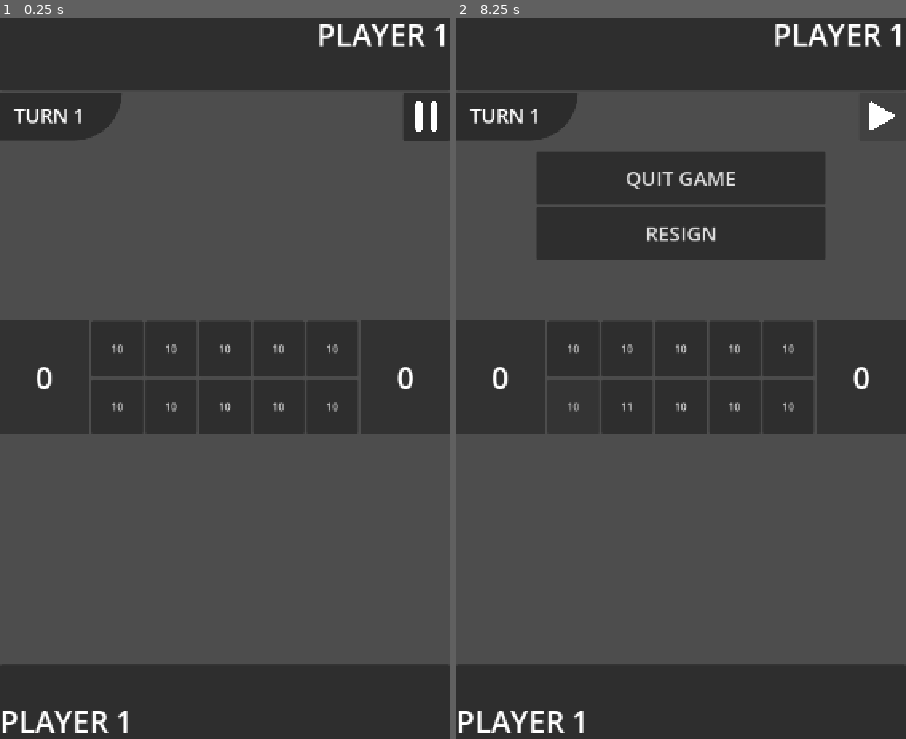
Above: before the commit, frames 1-2 (left to right).
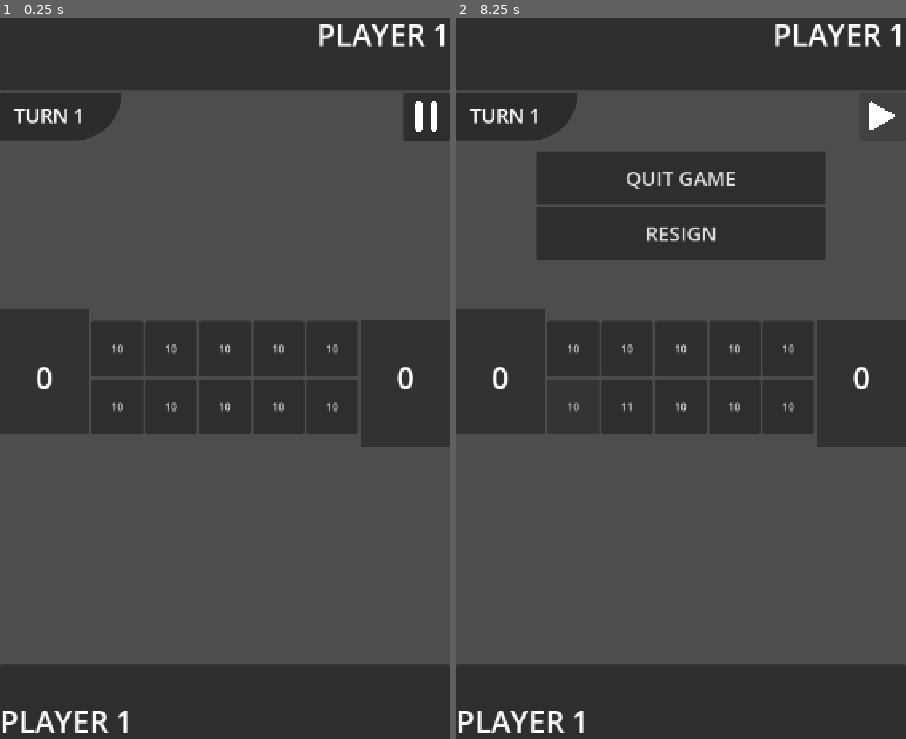
Above: after the commit, the same moments.

Repository: LeYohan-rgb/trad-games-hub
Game: Godot game, scene res://Scenes/adjiboto_room.tscn
The game is run twice, just before and just after one commit, with the same random seed, the same clock (stepped at 60 frames per second) and the same inputs. This scene is started directly instead of the project's main scene.
Inputs (mouse positions are in pixels of both pictures, inside the frame that each line leads up to):
- Up to frame 1 (0.25 s): no input
- Up to frame 2 (8.25 s): click "10" at 0.5 s; click "10" at 1.25 s; click "10" at 2 s; click "10" at 2.75 s; click "10" at 3.5 s; click "10" at 4.25 s; click "11" at 5 s; click "10" at 5.75 s; click "10" at 6.5 s; click "10" at 7.25 s; click (883, 118) at 8 s

The runs differ from the first frame. In frame 1, 0.7% of the frame differs, in the area x 0-100%, y 40-60%; in frame 2, 0.7%.
Error before the commit: Out of bounds get index '0' (on base: 'Array[String]') (res://Scripts/adjiboto_room.gd:76)
Error after the commit: Out of bounds get index '0' (on base: 'Array[String]') (res://Scripts/adjiboto_room.gd:77)

Commit message:
Started programming the replay button

Diff:
--- a/Scenes/adjiboto_room.tscn
+++ b/Scenes/adjiboto_room.tscn
@@ -154,7 +154,7 @@
 layout_mode = 2
 size_flags_vertical = 3
 
-[node name="quit_game_btn" type="Button" parent="Control2/winning_panel/HBoxContainer" unique_id=99227714]
+[node name="win_quit_game_btn" type="Button" parent="Control2/winning_panel/HBoxContainer" unique_id=99227714]
 layout_mode = 2
 size_flags_horizontal = 3
 theme_override_font_sizes/font_size = 25
@@ -180,6 +180,7 @@
 anchors_preset = 15
 anchor_right = 1.0
 anchor_bottom = 1.0
+offset_top = -19.0
 grow_horizontal = 2
 grow_vertical = 2
 color = Color(0.19793725, 0.19793725, 0.19793719, 1)
@@ -272,6 +273,7 @@
 anchors_preset = 15
 anchor_right = 1.0
 anchor_bottom = 1.0
+offset_bottom = 19.0
 grow_horizontal = 2
 grow_vertical = 2
 color = Color(0.19607843, 0.19607843, 0.19607843, 1)
@@ -326,6 +328,8 @@
 [connection signal="pressed" from="Control2/pause_button" to="." method="_on_pause_button_pressed"]
 [connection signal="pressed" from="Control2/pause_panel/quit_game_btn" to="." method="_on_quit_game_btn_pressed"]
 [connection signal="pressed" from="Control2/pause_panel/resign_btn" to="." method="_on_resign_btn_pressed"]
+[connection signal="pressed" from="Control2/winning_panel/HBoxContainer/win_quit_game_btn" to="." method="_on_win_quit_game_btn_pressed"]
+[connection signal="pressed" from="Control2/winning_panel/HBoxContainer/replay_btn" to="." method="_on_replay_btn_pressed"]
 [connection signal="performed_move_on_hole" from="HBoxContainer/holes_container" to="." method="_on_holes_container_performed_move_on_hole"]
 [connection signal="pressed" from="HBoxContainer/holes_container/btn_2_5" to="HBoxContainer/holes_container" method="_on_btn_2_5_pressed"]
 [connection signal="pressed" from="HBoxContainer/holes_container/btn_2_4" to="HBoxContainer/holes_container" method="_on_btn_2_4_pressed"]
--- a/Scripts/adjiboto_room.gd
+++ b/Scripts/adjiboto_room.gd
@@ -20,6 +20,7 @@
 var modulate_color_2 = "00f3fd"
 var catch_modulate_color = "ff0000"
 var opposite_player_disconnected : bool = false
+var plr_disconnected_index : int = 0
 
 
 
@@ -512,17 +513,19 @@
 	else:
 		return 0
 
-
-func _on_quit_game_btn_pressed() -> void:
-	if game_paused == true:
-		return
-
+func quit_game_btn():
 	reset_all_variables()
 
 	announce_disconnected_player.rpc()
 	multiplayer.multiplayer_peer.close()
 	multiplayer.multiplayer_peer = null
 	get_tree().change_scene_to_file("res://Scenes/game_selector.tscn")
+
+func _on_quit_game_btn_pressed() -> void:
+	if game_paused == true:
+		return
+
+	quit_game_btn()
 
 @rpc("any_peer", "call_remote", "reliable")
 func announce_disconnected_player():
@@ -545,13 +548,25 @@
 	Global.after_leaving_a_game()
 
 func _on_peer_disconnected(id : int) -> void:
+	plr_disconnected_index = 1
 	opposite_player_disconnected = true
 
 func _on_server_disconnected():
+	plr_disconnected_index = 0
 	opposite_player_disconnected = true
+
 
 func go_to_player_disconnected_announce():
 	if opposite_player_disconnected == false:
 		return
 	disconnected_lbl.show()
-	disconnected_lbl.text = Global.players[1] + " disconnected."
+	disconnected_lbl.text = Global.players[plr_disconnected_index] + " disconnected."
+
+
+func _on_win_quit_game_btn_pressed() -> void:
+	quit_game_btn()
+
+
+func _on_replay_btn_pressed() -> void:
+	if opposite_player_disconnected:
+		return
